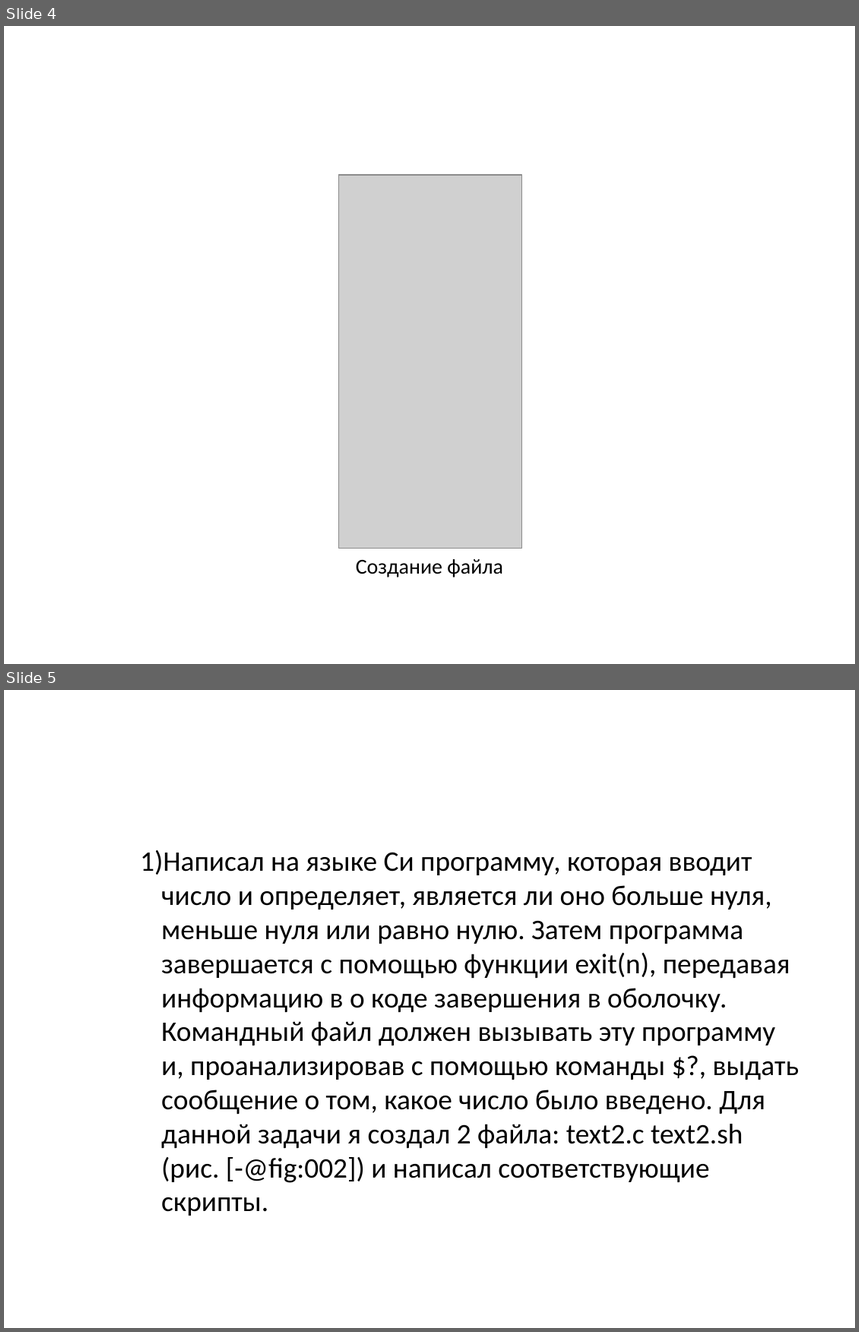
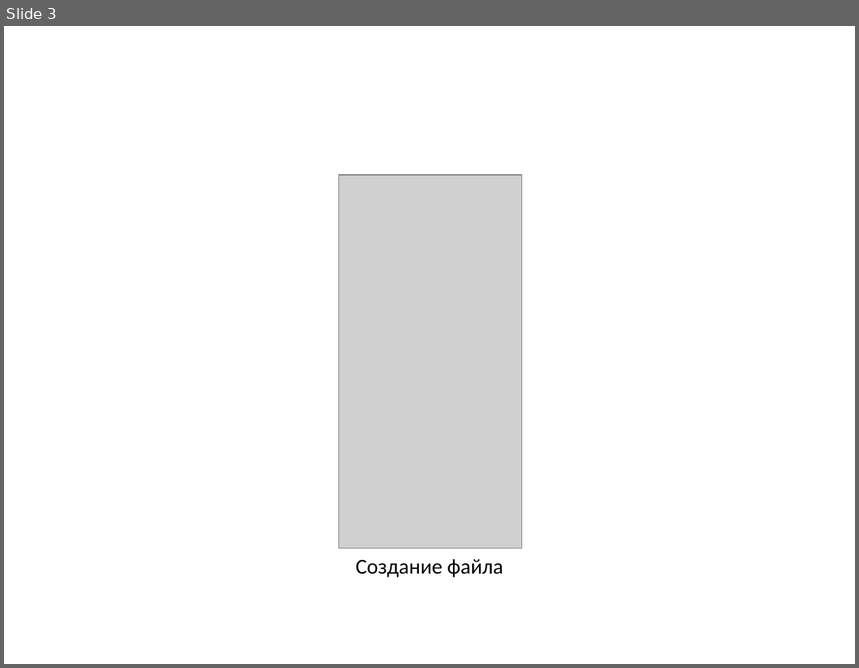
Before and after one commit to DankoDmitry/study_2021-2022_os-intro, a slide deck: labs/lab11/presentation/presentation.pptx. Shown one above the other, each under a label of ours: slides 4 and 5 before the commit, slide 3 after it. The pictures are 859x1332 and 859x668 pixels, drawn with LibreOffice and Linux fonts; fonts in the diff are those of the drawing; grey boxes stand for pictures. Boxes give left, top, right and bottom in pixels: in the first picture for what was removed or moved away, otherwise in the second. Text is boxed around its words. In the diff, an @@ line names an element or a change of style, - is before the commit and + after.

```diff
--- a/labs/lab11/presentation/presentation.pptx
+++ b/labs/lab11/presentation/presentation.pptx
@@ slide 5 removed at (4, 690, 855, 1328), background #FFFFFF @@
@@ text removed at (140, 850, 799, 1216) @@
-    1) Написал на языке Си программу, которая вводит число и определяет, является ли оно больше нуля, меньше нуля или равно нулю. Затем программа завершается с помощью функции exit(n), передавая информацию в о коде завершения в оболочку. Командный файл должен вызывать эту программу и, проанализировав с помощью команды $?, выдать сообщение о том, какое число было введено. Для данной задачи я создал 2 файла: text2.c text2.sh (рис. [-@fig:002]) и написал соответствующие скрипты.
@@ what was slide 4 is now slide 3 @@
```
Also in this commit, not shown: 1 slide changed, 4 other slides removed.
